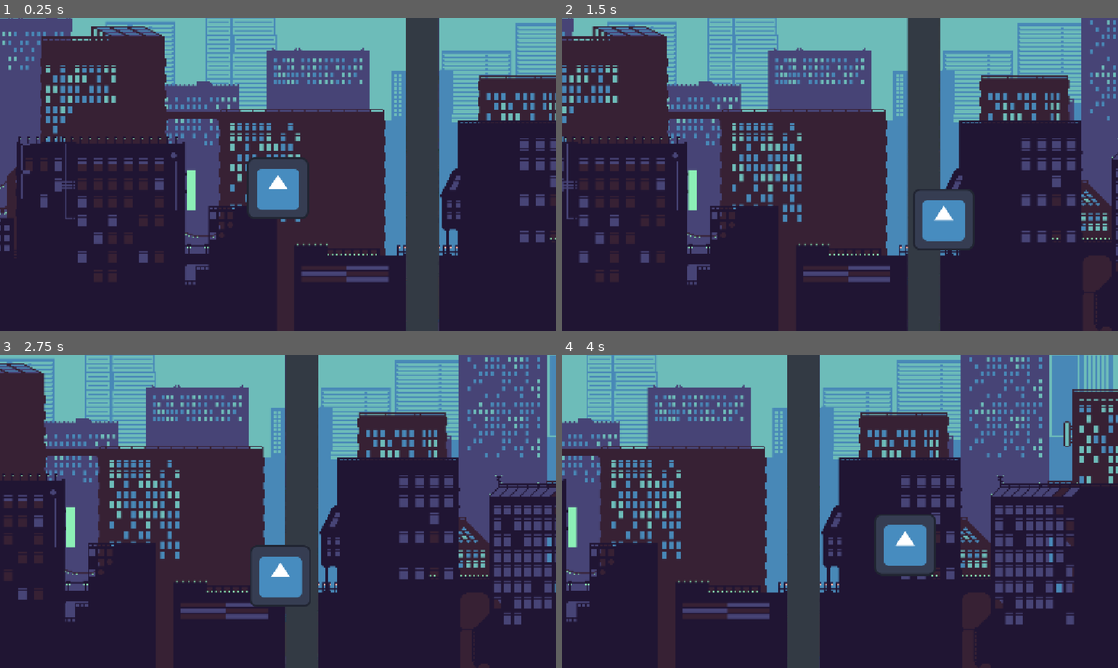
Above: before the commit, frames 1-4 (two rows, left to right).
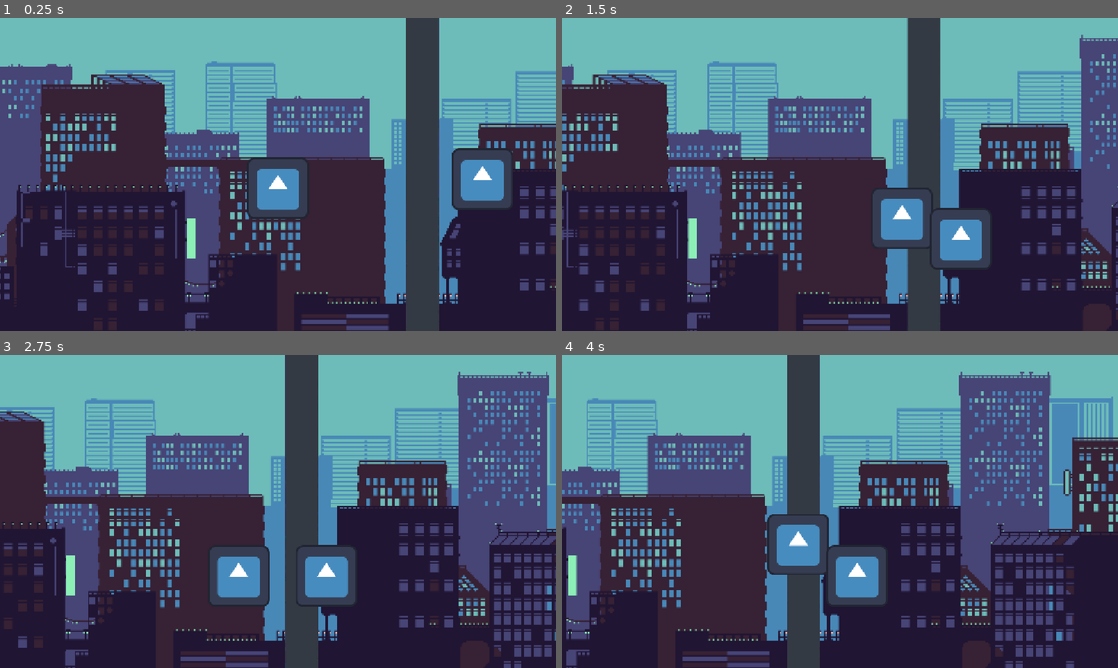
Above: after the commit, the same moments.

Repository: MTMXLP/GIMERSIA-JAM
Game: Godot game, scene res://game.tscn
Two runs of this game, one before a commit and one after it. Both use one fixed random seed, a clock stepped at 60 frames per second and the inputs below. The engine's default icon, where the game draws it, is replaced by a stand-in: a white triangle on a blue panel in a dark square.
Inputs (mouse positions are in pixels of both pictures, inside the frame that each line leads up to):
- Up to frame 1 (0.25 s): no input
- Up to frame 2 (1.5 s): tap Enter (ui_accept) at 0.5, 0.77 s; move the mouse to (962, 158) at 0.52 s; hold Right (ui_right) 0.53-1.25 s; click (962, 158) at 0.67 s; drag from (728, 190) to (812, 237) at 1.27 s
- Up to frame 3 (2.75 s): move the mouse to (333, 442) at 2.02 s; hold Left (ui_left) from 2.03 s (still down); click (333, 442) at 2.17 s
- Up to frame 4 (4 s): release Left (ui_left) at 2.75 s; drag from (812, 574) to (673, 464) at 2.77 s; move the mouse to (1006, 558) at 3.52 s; hold Right (ui_right) from 3.53 s (still down); click (1006, 558) at 3.67 s; tap Enter (ui_accept) at 3.77 s

The runs differ from the first frame. In frame 1, 32% of the frame differs, in the area x 0-100%, y 0-100%; in frame 2, 34%; in frame 3, 36%; in frame 4, 38%.

Commit message:
draggable block

Diff:
--- a/background.tscn
+++ b/background.tscn
@@ -4,7 +4,6 @@
 
 [node name="Parallax2D" type="Parallax2D" unique_id=1278321024]
 scroll_scale = Vector2(0, 0)
-scroll_offset = Vector2(0, 200)
 repeat_size = Vector2(1800, 1200)
 autoscroll = Vector2(-100, 0)
 
--- a/game.tscn
+++ b/game.tscn
@@ -3,14 +3,19 @@
 [ext_resource type="PackedScene" uid="uid://buccgkfuxuhd2" path="res://Floor.tscn" id="1_e2o6t"]
 [ext_resource type="PackedScene" uid="uid://cpox7bxl8aoxv" path="res://background.tscn" id="1_feb5d"]
 [ext_resource type="PackedScene" uid="uid://bcejft0dk7xqx" path="res://player.tscn" id="2_feb5d"]
+[ext_resource type="PackedScene" uid="uid://bcft7jjbufux0" path="res://movable_block.tscn" id="4_fc0e3"]
 
 [node name="Game" type="Node2D" unique_id=79362432]
 
 [node name="Parallax2D" parent="." unique_id=1278321024 instance=ExtResource("1_feb5d")]
 scroll_scale = Vector2(1800, 1200)
+scroll_offset = Vector2(0, 300)
 
 [node name="StaticBody2D" parent="." unique_id=895129861 instance=ExtResource("1_e2o6t")]
 
 [node name="CharacterBody2D" parent="." unique_id=898474639 instance=ExtResource("2_feb5d")]
 
 [node name="Camera2D" type="Camera2D" parent="." unique_id=1464854994]
+
+[node name="movable_block" parent="." unique_id=556427657 instance=ExtResource("4_fc0e3")]
+position = Vector2(473, -50)
--- /dev/null
+++ b/movable_block.gd
@@ -0,0 +1,39 @@
+extends CharacterBody2D
+var is_dragging: bool = false
+var drag_offset: Vector2 = Vector2.ZERO
+@export var speed: float = 300.0
+@export var drag_responsiveness: float = 20.0  # Higher = snappier tracking to the mouse
+@export var max_throw_speed: float = 1500.0    # Caps extreme flinging speeds
+@export var release_friction: float = 0.70     # 0.90 = slides far, 0.70 = stops quickly
+@export var gravity: float = 1800           # Set to ~980.0 if you want boxes to fall
+@export var scroll_left: float = -100
+
+# Called when the node enters the scene tree for the first time.
+func _ready() -> void:
+	input_pickable = true
+
+func _input_event(_viewport: Viewport, event: InputEvent, _shape_idx: int) -> void:
+	if event is InputEventMouseButton and event.button_index == MOUSE_BUTTON_LEFT:
+		if event.pressed:
+			is_dragging = true
+
+func _input(event: InputEvent) -> void:
+	# Release anywhere on screen when the mouse button is let go
+	if event is InputEventMouseButton and event.button_index == MOUSE_BUTTON_LEFT and not event.pressed:
+		is_dragging = false
+
+# Called every frame. 'delta' is the elapsed time since the previous frame.
+func _physics_process(delta: float) -> void:
+	velocity.x += scroll_left
+	if is_dragging:
+		var target_pos = get_global_mouse_position() + drag_offset
+		# Velocity scales with distance so fast mouse flicks generate fast throw speeds
+		velocity = (target_pos - global_position) * drag_responsiveness
+		velocity = velocity.limit_length(max_throw_speed)
+	else:
+		# Apply gravity (if used) and gradually slow down the throw
+		velocity.y += gravity * delta
+		velocity.x *= release_friction
+		if gravity == 0.0:
+			velocity.y *= release_friction
+	move_and_slide()
--- /dev/null
+++ b/movable_block.tscn
@@ -0,0 +1,17 @@
+[gd_scene format=3 uid="uid://bcft7jjbufux0"]
+
+[ext_resource type="Texture2D" uid="uid://5j6b2cr5331g" path="res://icon.svg" id="1_3l310"]
+[ext_resource type="Script" uid="uid://c053i0t3efm40" path="res://movable_block.gd" id="1_eq5j2"]
+
+[sub_resource type="RectangleShape2D" id="RectangleShape2D_2j2n6"]
+size = Vector2(122, 122)
+
+[node name="movable_block" type="CharacterBody2D" unique_id=556427657]
+input_pickable = true
+script = ExtResource("1_eq5j2")
+
+[node name="Sprite2D" type="Sprite2D" parent="." unique_id=1576318138]
+texture = ExtResource("1_3l310")
+
+[node name="CollisionShape2D" type="CollisionShape2D" parent="." unique_id=571788158]
+shape = SubResource("RectangleShape2D_2j2n6")
Not shown, added: movable_block.gd.uid
